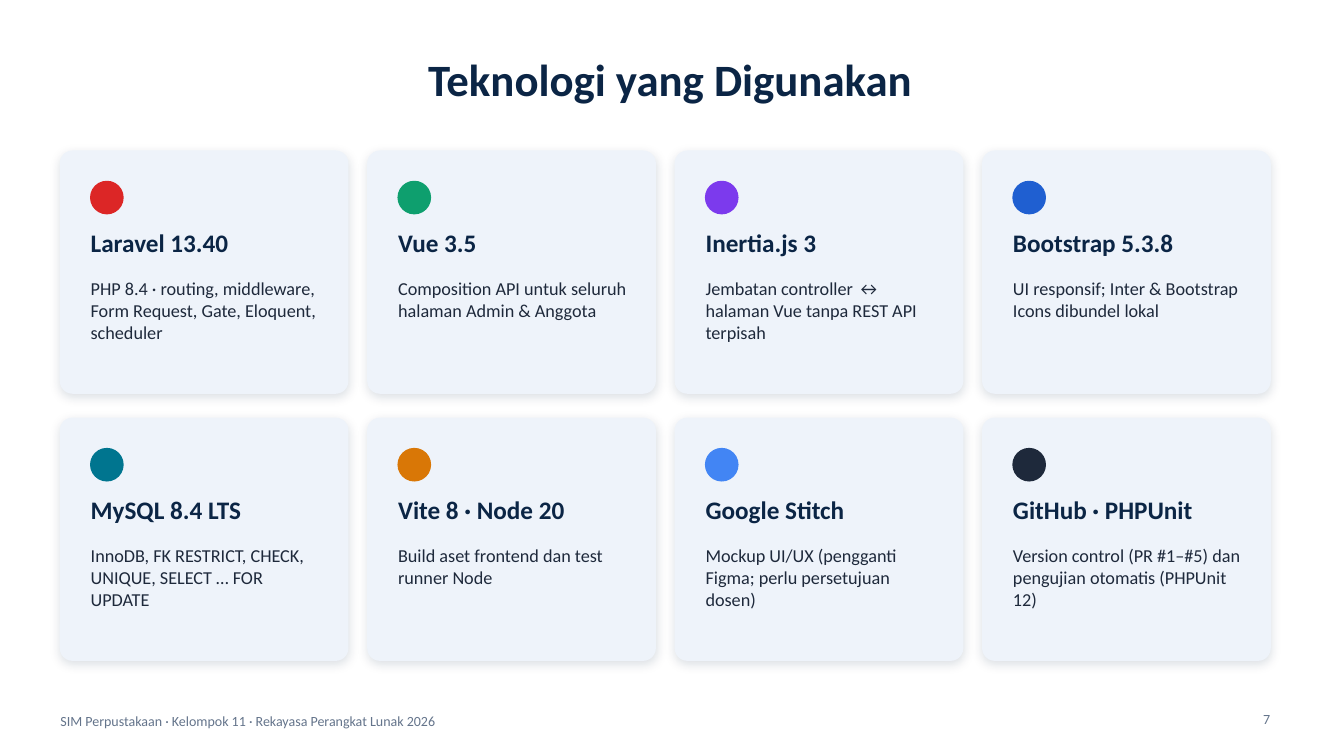
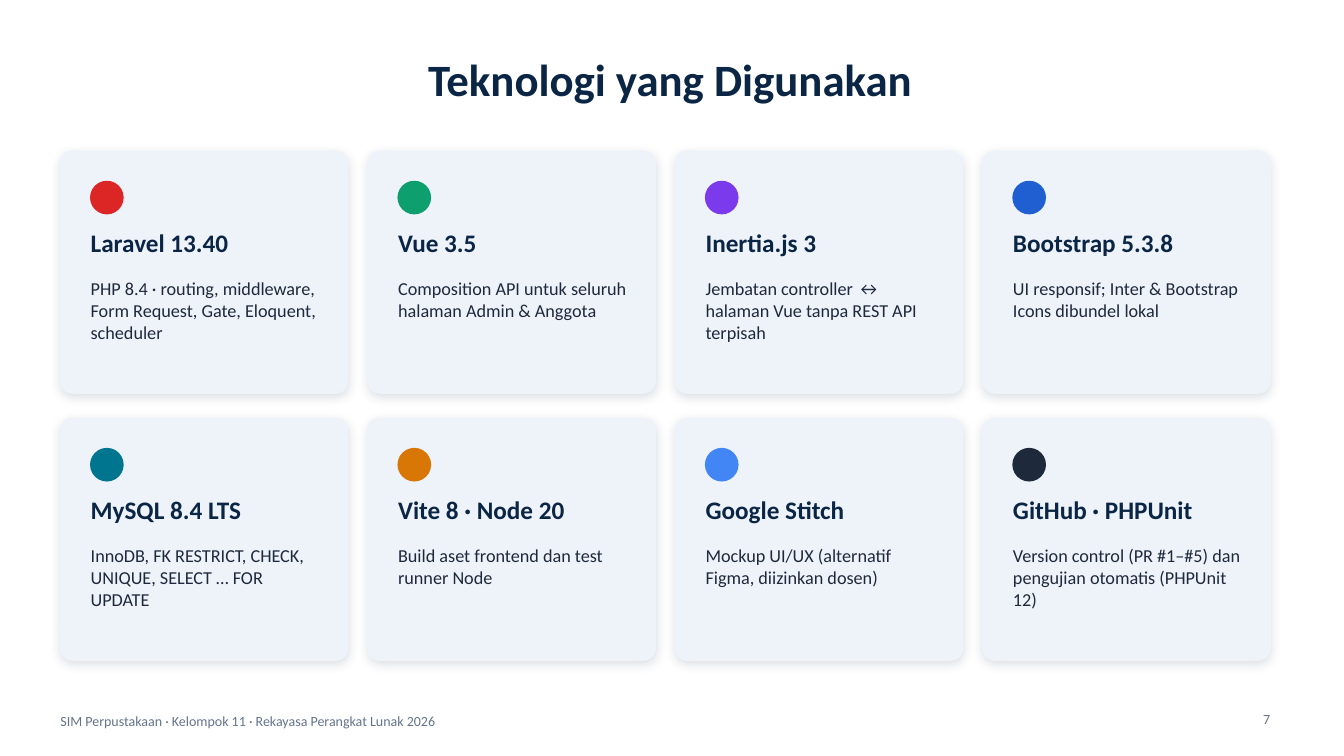
Before and after one commit to doni10102001/Kel-11---SIM-Perpustakaan---RPL-2026, a slide deck: slide 7 of docs/TUGAS-10-FINAL/10-PRESENTASI/SIM_Perpustakaan_Kelompok_11_Final.pptx. Drawn at 1344x756 pixels with LibreOffice and Linux fonts; fonts in the diff are those of the drawing. Boxes give left, top, right and bottom in pixels: in the first picture for what was removed or moved away, otherwise in the second. Text is boxed around its words. In the diff, an @@ line names an element or a change of style, - is before the commit and + after.

```diff
--- a/docs/TUGAS-10-FINAL/10-PRESENTASI/SIM_Perpustakaan_Kelompok_11_Final.pptx
+++ b/docs/TUGAS-10-FINAL/10-PRESENTASI/SIM_Perpustakaan_Kelompok_11_Final.pptx
@@ text at (x1=706, y1=549, x2=891, y2=587): text changed @@
-Mockup UI/UX (pengganti Figma; perlu persetujuan dosen)
+Mockup UI/UX (alternatif Figma, diizinkan dosen)
```
Also in this commit, not shown: 2 other slides changed, 53 other files.
